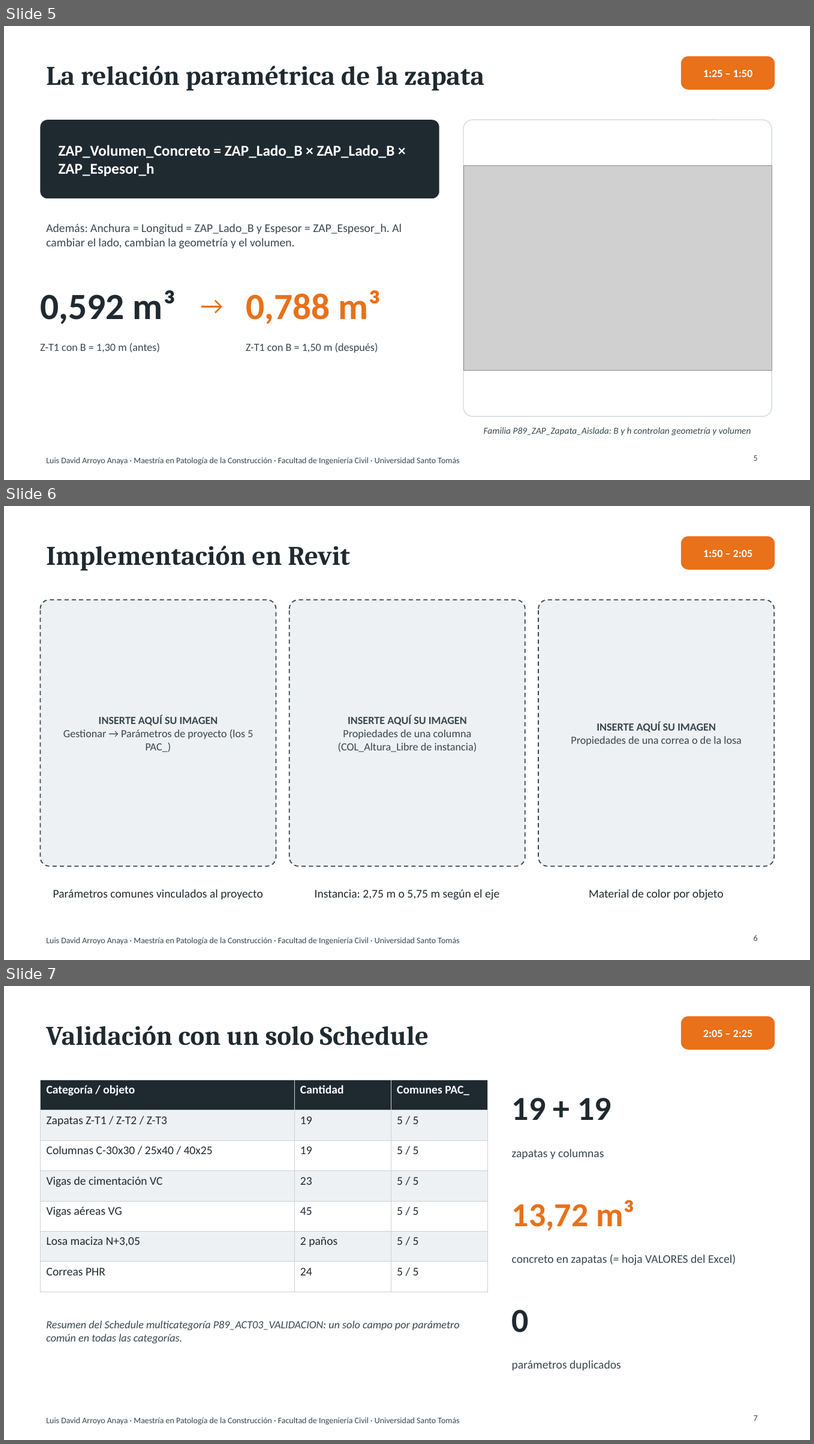
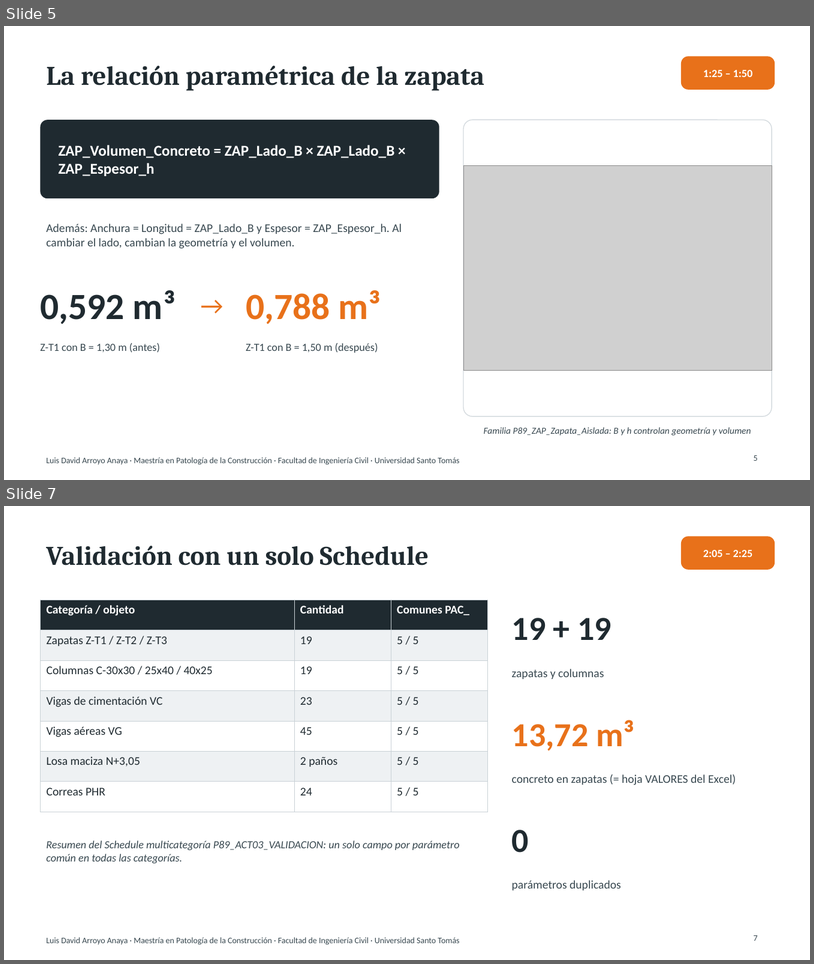
Before and after one commit to dramosm0622-cmyk/REVIT, a slide deck: ENTREGA_ACT03_ARROYO/3_SUSTENTACION/PARAM_2026-2_ACT03_ARROYO_PRESENTACION.pptx. Shown one above the other, each under a label of ours: slides 5, 6 and 7 before the commit, slides 5 and 7 after it; the slides between them are not shown. The pictures are 814x1444 and 814x964 pixels, drawn with LibreOffice and Linux fonts; fonts in the diff are those of the drawing; grey boxes stand for pictures. Boxes give left, top, right and bottom in pixels: in the first picture for what was removed or moved away, otherwise in the second. Text is boxed around its words. In the diff, an @@ line names an element or a change of style, - is before the commit and + after.

```diff
--- a/ENTREGA_ACT03_ARROYO/3_SUSTENTACION/PARAM_2026-2_ACT03_ARROYO_PRESENTACION.pptx
+++ b/ENTREGA_ACT03_ARROYO/3_SUSTENTACION/PARAM_2026-2_ACT03_ARROYO_PRESENTACION.pptx
@@ slide 6 removed at bbox=[4, 506, 810, 960], background #FFFFFF; not listed: 1 template element that a slide beside it also shows @@
@@ rounded rectangle removed at bbox=[681, 536, 776, 570] @@
@@ title removed at bbox=[46, 546, 350, 571] @@
-Implementación en Revit
@@ text removed at bbox=[704, 550, 753, 557] @@
-1:50 – 2:05
@@ rounded rectangle removed at bbox=[40, 600, 276, 866] @@
@@ rounded rectangle removed at bbox=[290, 600, 525, 866] @@
@@ rounded rectangle removed at bbox=[539, 600, 775, 866] @@
@@ text removed at bbox=[63, 715, 253, 752] @@
-INSERTE AQUÍ SU IMAGEN
-Gestionar → Parámetros de proyecto (los 5 PAC_)
@@ text removed at bbox=[338, 715, 477, 752] @@
-INSERTE AQUÍ SU IMAGEN
-Propiedades de una columna (COL_Altura_Libre de instancia)
@@ text removed at bbox=[571, 721, 742, 745] @@
-INSERTE AQUÍ SU IMAGEN
-Propiedades de una correa o de la losa
@@ text removed at bbox=[53, 889, 263, 899] @@
-Parámetros comunes vinculados al proyecto
@@ text removed at bbox=[315, 889, 500, 900] @@
-Instancia: 2,75 m o 5,75 m según el eje
@@ text removed at bbox=[589, 889, 724, 900] @@
-Material de color por objeto
@@ page number removed at bbox=[754, 934, 758, 940] @@
-6
```
Also in this commit, not shown: 1 slide added, 7 other files.
